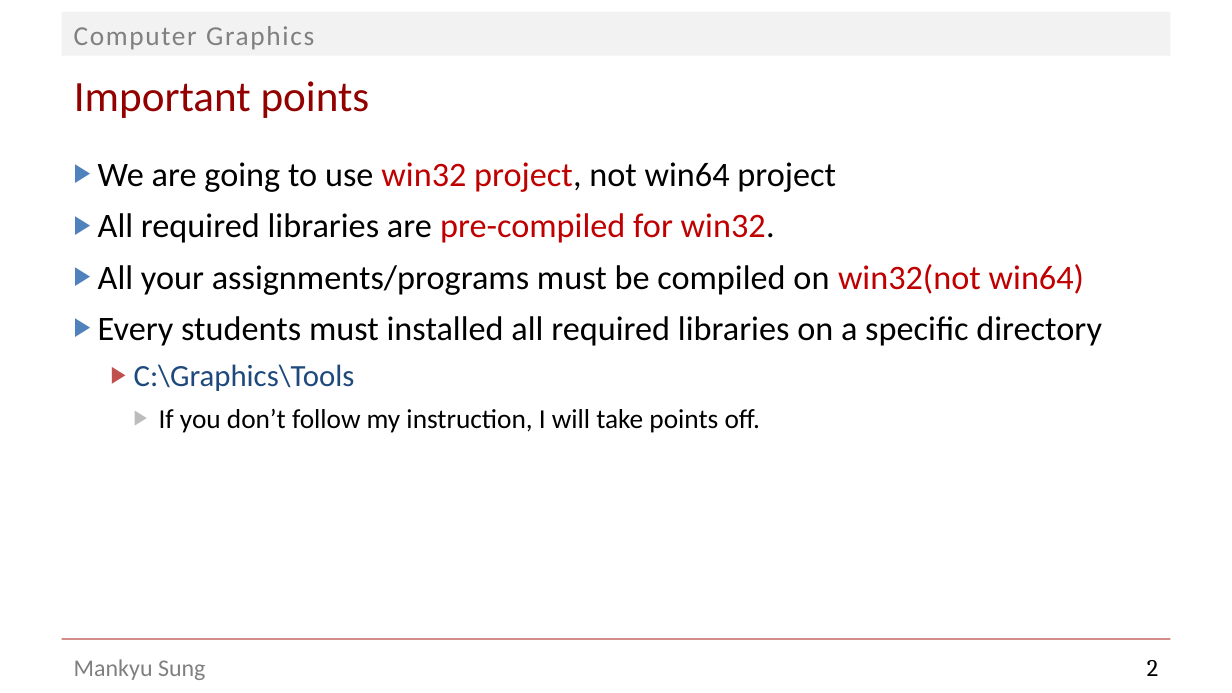
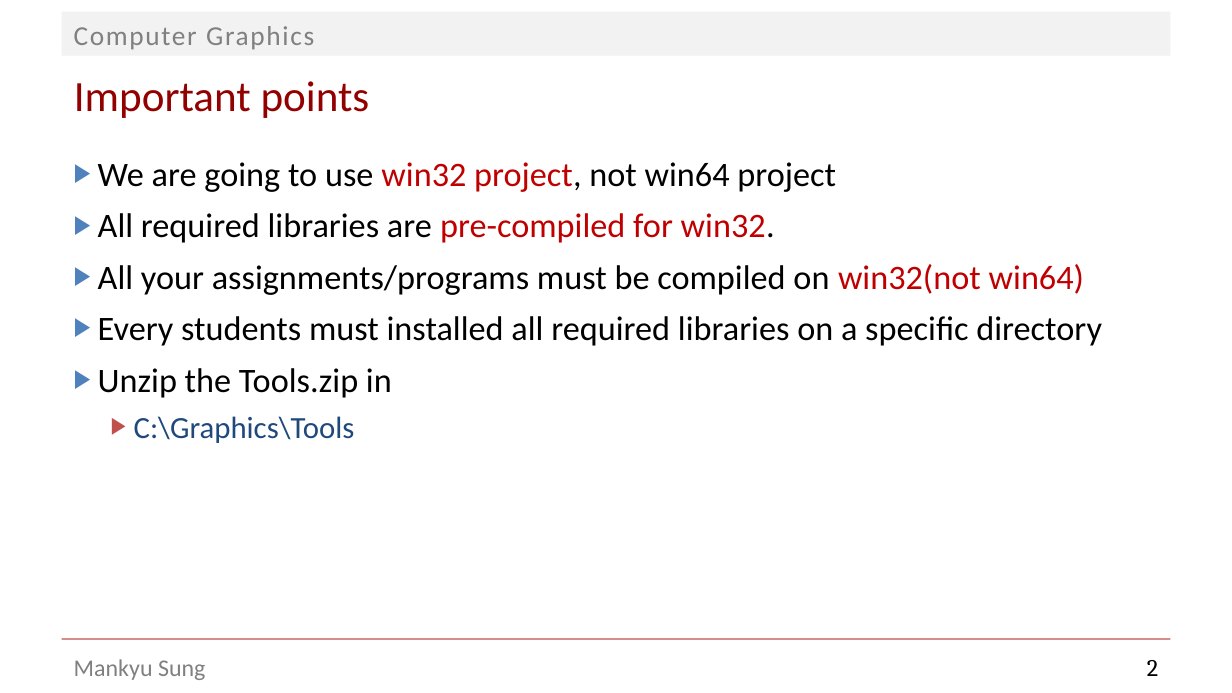
Before and after one commit to SachsA/LightSimulation, a slide deck: slide 2 of Tutorial.pptx. Drawn at 1232x693 pixels with LibreOffice and Linux fonts; fonts in the diff are those of the drawing; background and template pictures are left out. Boxes give left, top, right and bottom in pixels: in the first picture for what was removed or moved away, otherwise in the second. Text is boxed around its words. In the diff, an @@ line names an element or a change of style, - is before the commit and + after.

```diff
--- a/Tutorial.pptx
+++ b/Tutorial.pptx
@@ text at (98,368,392,398): paragraph added @@
+▶ Unzip the Tools.zip in
@@ text at (159,409,760,433): paragraph removed @@
-    ▶ If you don’t follow my instruction, I will take points off.
```
Also in this commit, not shown: 1 other file.
